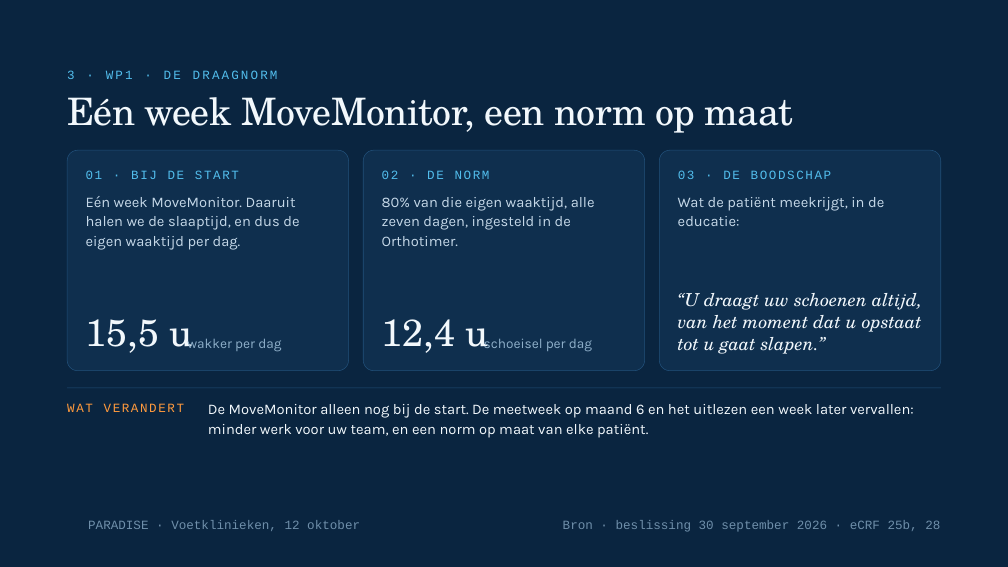
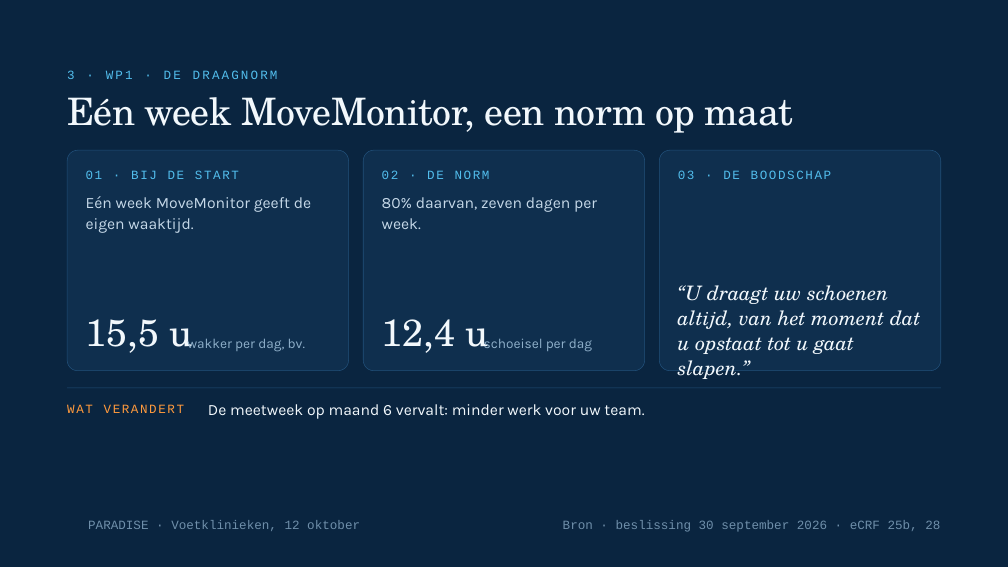
Before and after one commit to Dellfs/paradise-project, a slide deck: slide 11 of PARADISE_presentatie/webdecks/PARADISE_voetklinieken_12okt.pptx. Drawn at 1008x567 pixels with LibreOffice and Linux fonts; fonts in the diff are those of the drawing; background and template pictures are left out. Boxes give left, top, right and bottom in pixels: in the first picture for what was removed or moved away, otherwise in the second. Text is boxed around its words. In the diff, an @@ line names an element or a change of style, - is before the commit and + after.

```diff
--- a/PARADISE_presentatie/webdecks/PARADISE_voetklinieken_12okt.pptx
+++ b/PARADISE_presentatie/webdecks/PARADISE_voetklinieken_12okt.pptx
@@ text at [86,196,311,233]: text changed; size 14 to 15 pt @@
-Eén week MoveMonitor. Daaruit halen we de slaaptijd, en dus de eigen waaktijd per dag.
+Eén week MoveMonitor geeft de eigen waaktijd.
@@ text at [382,197,597,229]: text changed; size 14 to 15 pt @@
-80% van die eigen waaktijd, alle zeven dagen, ingesteld in de Orthotimer.
+80% daarvan, zeven dagen per week.
@@ text removed at [678,197,884,226] @@
-Wat de patiënt meekrijgt, in de educatie:
@@ text "“U draagt uw schoenen altijd, ...": place and size @@
-text "“U draagt uw schoenen altijd, ..." at [678,293,922,354]
+text "“U draagt uw schoenen altijd, ..." at [678,285,921,354]
@@ text "“U draagt uw schoenen altijd, ..." at [678,285,921,354]: size 17 to 19 pt; line spacing 21.2pt to 23.8pt @@
@@ text at [187,336,305,352]: text changed @@
-wakker per dag
+wakker per dag, bv.
@@ text at [208,404,644,419]: text changed; size 14 to 15 pt @@
-De MoveMonitor alleen nog bij de start. De meetweek op maand 6 en het uitlezen een week later vervallen: minder werk voor uw team, en een norm op maat van elke patiënt.
+De meetweek op maand 6 vervalt: minder werk voor uw team.
```
Also in this commit, not shown: 17 other slides changed, 2 other files.
